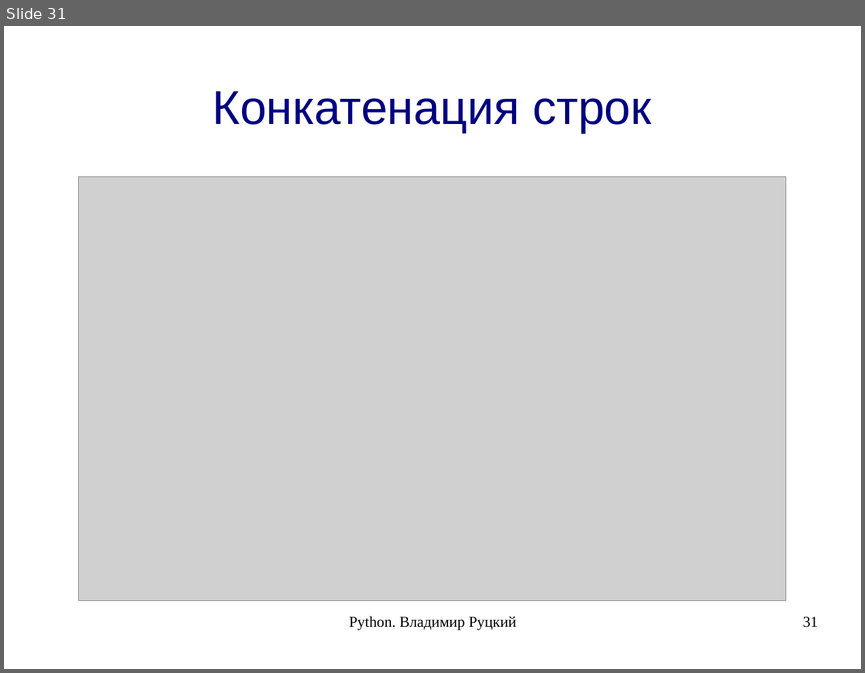
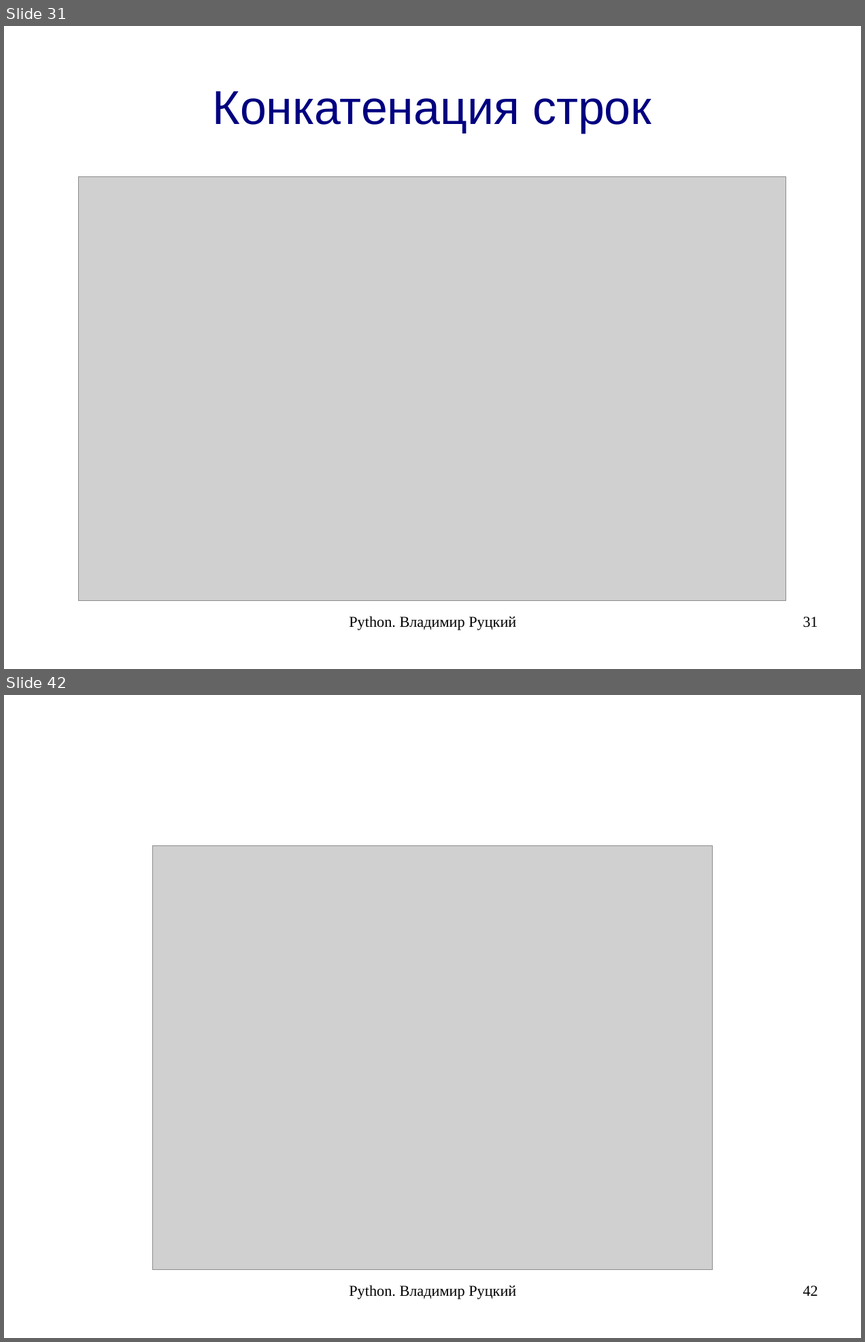
Before and after one commit to rutsky/python-course, a slide deck: 00_introduction.odp. Shown one above the other, each under a label of ours: slide 31 before the commit, slides 31 and 42 after it; the slides between them are not shown. The pictures are 865x673 and 865x1342 pixels, drawn with LibreOffice and Linux fonts; fonts in the diff are those of the drawing; grey boxes stand for pictures. Boxes give left, top, right and bottom in pixels: in the first picture for what was removed or moved away, otherwise in the second. Text is boxed around its words. In the diff, an @@ line names an element or a change of style, - is before the commit and + after.

```diff
--- a/00_introduction.odp
+++ b/00_introduction.odp
@@ slide 42 added at (x1=4, y1=695, x2=861, y2=1338), background #FFFFFF @@
@@ picture added at (x1=152, y1=845, x2=713, y2=1270) @@
@@ text added at (x1=349, y1=1285, x2=516, y2=1299), 14 pt, text #000000 @@
+Python. Владимир Руцкий
@@ page number added at (x1=803, y1=1285, x2=818, y2=1295), 14 pt, text #000000 @@
+42
```
Also in this commit, not shown: 4 slides changed, 14 other slides added.
